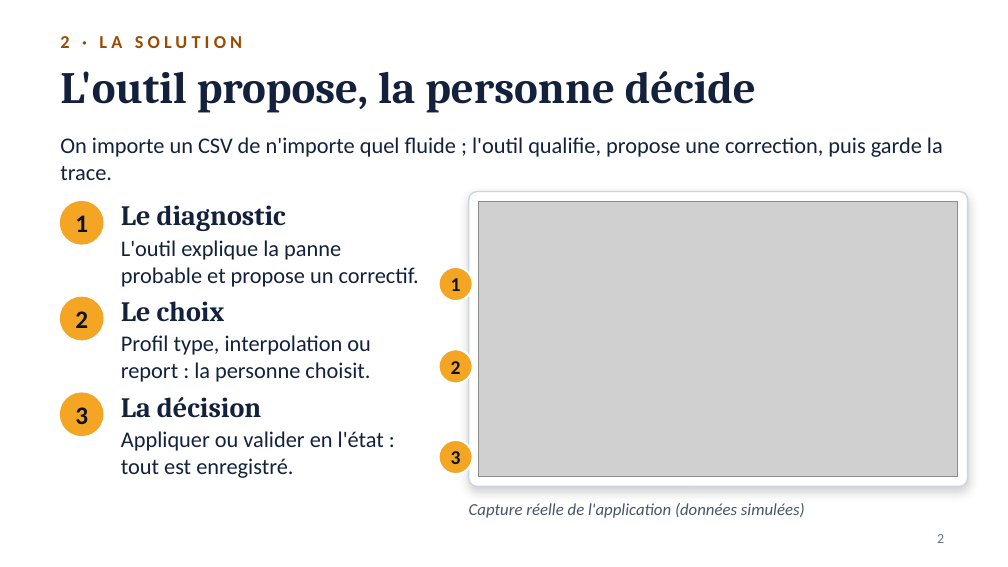
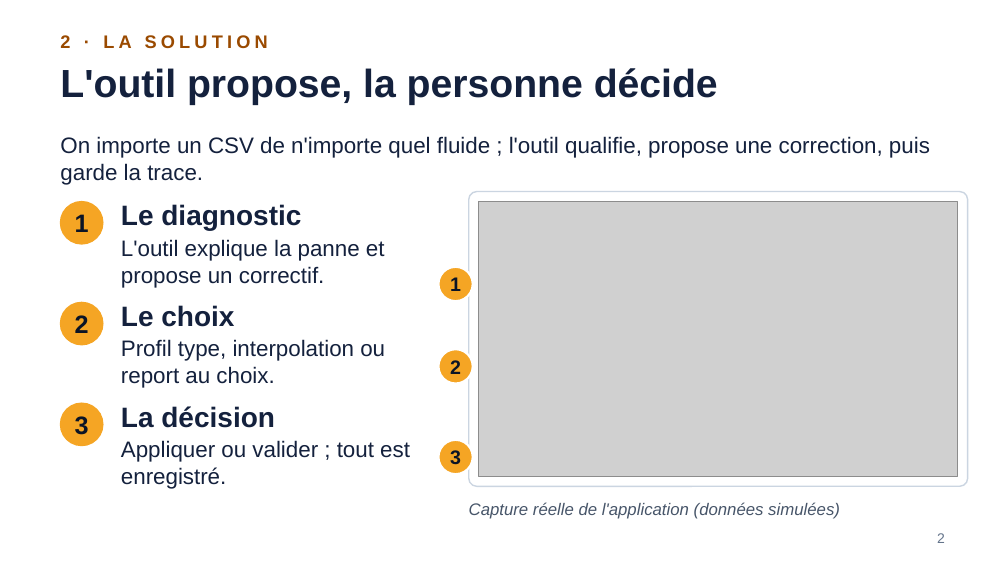
Before and after one commit to loicgilbert74000-coder/qualif-comptage, a slide deck: slide 2 of pitch/qualif-comptage-pitch.pptx. Drawn at 1008x567 pixels with LibreOffice and Linux fonts; fonts in the diff are those of the drawing; grey boxes stand for pictures. Boxes give left, top, right and bottom in pixels: in the first picture for what was removed or moved away, otherwise in the second. Text is boxed around its words. In the diff, an @@ line names an element or a change of style, - is before the commit and + after.

```diff
--- a/pitch/qualif-comptage-pitch.pptx
+++ b/pitch/qualif-comptage-pitch.pptx
@@ title "L'outil propose, la personne décide" at (x1=60, y1=68, x2=718, y2=105): size 32 to 28 pt, font Cambria to Arial @@
@@ rounded rectangle at (x1=469, y1=192, x2=968, y2=486): shadow off @@
@@ text at (x1=121, y1=239, x2=385, y2=288): text changed; font Calibri to Arial @@
-L'outil explique la panne probable et propose un correctif.
+L'outil explique la panne et propose un correctif.
@@ ellipse moved from (x1=60, y1=297, x2=103, y2=340) to (x1=60, y1=302, x2=103, y2=345) @@
@@ text at (x1=121, y1=339, x2=385, y2=388): text changed; font Calibri to Arial @@
-Profil type, interpolation ou report : la personne choisit.
+Profil type, interpolation ou report au choix.
@@ font Calibri to Arial in 9 elements at (x1=60, y1=35, x2=268, y2=49), (x1=60, y1=136, x2=930, y2=185), (x1=469, y1=502, x2=840, y2=519), (x1=75, y1=214, x2=89, y2=232), (x1=450, y1=277, x2=461, y2=291), (x1=450, y1=360, x2=461, y2=374), (x1=450, y1=450, x2=461, y2=465), (x1=75, y1=315, x2=89, y2=333), (x1=75, y1=416, x2=89, y2=435) @@
@@ 2 texts, 1 ellipse moved together from (x1=60, y1=393, x2=261, y2=435) to (x1=60, y1=403, x2=275, y2=446) @@
@@ font Cambria to Arial in 3 elements at (x1=121, y1=204, x2=301, y2=230), (x1=121, y1=305, x2=234, y2=327), (x1=121, y1=406, x2=275, y2=428) @@
@@ text at (x1=121, y1=440, x2=410, y2=489): text changed; font Calibri to Arial @@
-Appliquer ou valider en l'état : tout est enregistré.
+Appliquer ou valider ; tout est enregistré.
```
Also in this commit, not shown: 4 other slides changed, 5 other files.
